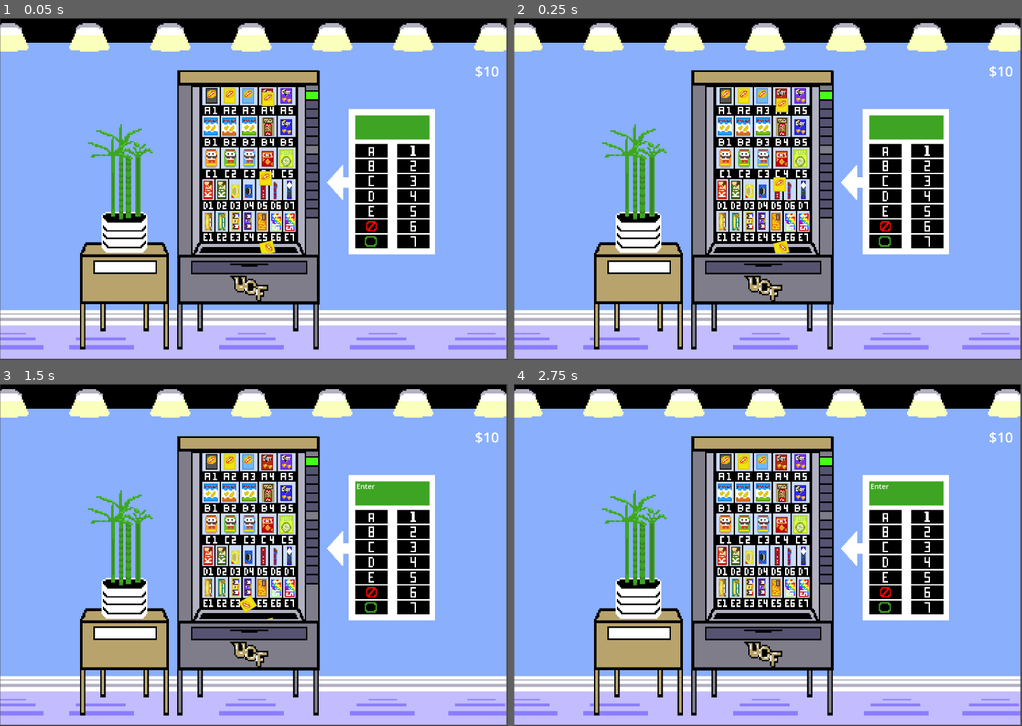
Above: before the commit, frames 1-4 (two rows, left to right).
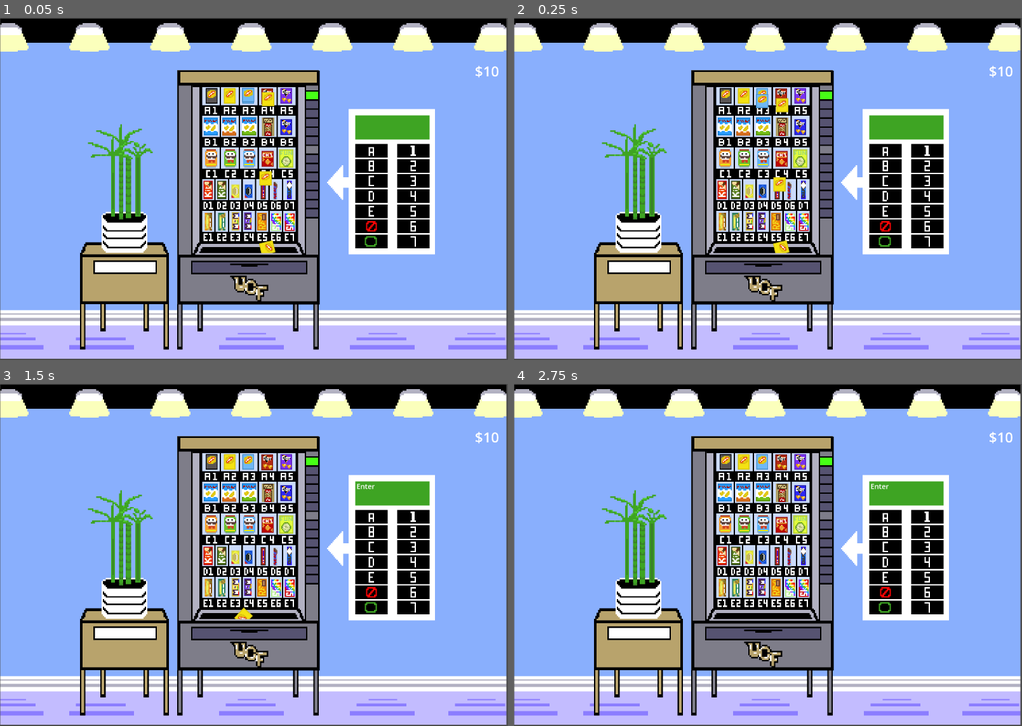
Above: after the commit, the same moments.

Repository: vewe7/vending-game
Game: Godot game, scene res://main.tscn
Two runs of this game, one before a commit and one after it. Both use one fixed random seed, a clock stepped at 60 frames per second and the inputs below. The project has no main scene, so this scene is started directly.
Inputs (mouse positions are in pixels of both pictures, inside the frame that each line leads up to):
- Up to frame 1 (0.05 s): no input
- Up to frame 2 (0.25 s): no input
- Up to frame 3 (1.5 s): click (370, 606) at 0.5 s; click (370, 606) at 1.25 s
- Up to frame 4 (2.75 s): click (884, 517) at 2 s

The runs differ from the first frame. In frame 1, less than 0.1% of the frame differs, in the area x 47-51%, y 20-25%; in frame 2, less than 0.1%; in frame 3, 0.2%, in the area x 46-54%, y 61-69%; in frame 4, nothing differs.

Commit message:
Add spawner logic

Diff:
--- /dev/null
+++ b/collision_shapes/chip_standard.tres
@@ -0,0 +1,4 @@
+[gd_resource type="RectangleShape2D" format=3 uid="uid://b547crlv3lb3s"]
+
+[resource]
+size = Vector2(13.8333, 16)
--- a/main.gd
+++ b/main.gd
@@ -6,7 +6,6 @@
 func _ready():
 	pass # Replace with function body.
 
-
 # Called every frame. 'delta' is the elapsed time since the previous frame.
 func _process(delta):
 	pass
--- a/main.tscn
+++ b/main.tscn
@@ -6,6 +6,7 @@
 [ext_resource type="PackedScene" uid="uid://cmj0vwv4ay05j" path="res://snackstuck.tscn" id="3_no2ja"]
 [ext_resource type="PackedScene" uid="uid://lhfeivoxr77s" path="res://vending_machine.tscn" id="4_7o7kt"]
 [ext_resource type="Texture2D" uid="uid://b7vlrisg5f0ar" path="res://sprites/Background1.png" id="6_cdkfo"]
+[ext_resource type="PackedScene" uid="uid://cmpd24rubmes5" path="res://spawner.tscn" id="7_gdu2t"]
 
 [sub_resource type="PhysicsMaterial" id="PhysicsMaterial_4x0fc"]
 bounce = 2.0
@@ -143,12 +144,6 @@
 position = Vector2(1210, 1042)
 rotation = 1.33343
 
-[node name="VendingMachine" parent="." instance=ExtResource("4_7o7kt")]
-position = Vector2(1148, 785)
-scale = Vector2(2, 2)
-metadata/_edit_group_ = true
-metadata/_edit_lock_ = true
-
 [node name="Background" type="AnimatedSprite2D" parent="."]
 z_index = -4
 position = Vector2(1147, 773)
@@ -157,4 +152,15 @@
 animation = &"background"
 metadata/_edit_lock_ = true
 
+[node name="Spawner" parent="." instance=ExtResource("7_gdu2t")]
+position = Vector2(1124, 348)
+collision_shape_filename = "chip_standard.tres"
+sprite_filename = "SaltnVin_Lays.png"
+
+[node name="VendingMachine" parent="." instance=ExtResource("4_7o7kt")]
+position = Vector2(1148, 785)
+scale = Vector2(2, 2)
+metadata/_edit_group_ = true
+metadata/_edit_lock_ = true
+
 [editable path="HUD"]
--- a/snack.tscn
+++ b/snack.tscn
@@ -2,9 +2,7 @@
 
 [ext_resource type="Texture2D" uid="uid://bxy5kxsealnh8" path="res://sprites/Classic_lays.png" id="1_awius"]
 [ext_resource type="Script" path="res://snack.gd" id="1_syoud"]
-
-[sub_resource type="RectangleShape2D" id="RectangleShape2D_n2kuc"]
-size = Vector2(13.8333, 16)
+[ext_resource type="Shape2D" uid="uid://b547crlv3lb3s" path="res://collision_shapes/chip_standard.tres" id="3_d0jee"]
 
 [node name="Snack" type="RigidBody2D"]
 continuous_cd = 1
@@ -18,9 +16,8 @@
 texture = ExtResource("1_awius")
 
 [node name="CollisionShape2D" type="CollisionShape2D" parent="."]
-position = Vector2(0.5, 1.00002)
 scale = Vector2(4, 4)
-shape = SubResource("RectangleShape2D_n2kuc")
+shape = ExtResource("3_d0jee")
 
 [connection signal="body_entered" from="." to="." method="_on_body_entered"]
 [connection signal="hit" from="." to="." method="take_hit"]
--- /dev/null
+++ b/spawner.gd
@@ -0,0 +1,20 @@
+extends Node2D
+@export var collision_shape_filename: String
+@export var sprite_filename: String
+var snack_scene = preload("res://snack.tscn")
+
+# Called when the node enters the scene tree for the first time.
+func _ready():
+	_spawn_item()
+
+# Called every frame. 'delta' is the elapsed time since the previous frame.
+func _process(delta):
+	pass
+
+func _spawn_item():
+	var new_snack = snack_scene.instantiate()
+	new_snack.get_child(0).texture = load("res://sprites/" + sprite_filename)
+	new_snack.get_child(1).shape = load("res://collision_shapes/" + collision_shape_filename)
+	new_snack.stuck_snack_scene = get_parent().get_node("SnackStuck")
+	#new_snack.position = self.position;
+	self.add_child(new_snack)
--- /dev/null
+++ b/spawner.tscn
@@ -0,0 +1,6 @@
+[gd_scene load_steps=2 format=3 uid="uid://cmpd24rubmes5"]
+
+[ext_resource type="Script" path="res://spawner.gd" id="1_4nty0"]
+
+[node name="Spawner" type="Node2D"]
+script = ExtResource("1_4nty0")
Not shown: 1 places in main.tscn that only renumber resources
